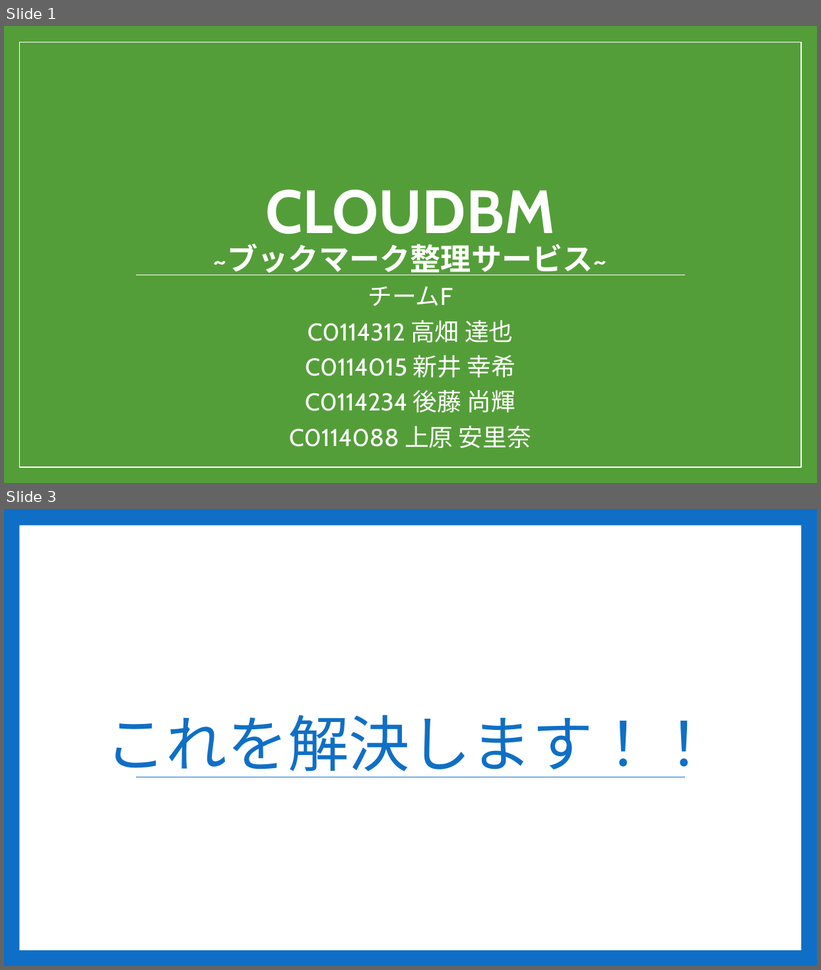
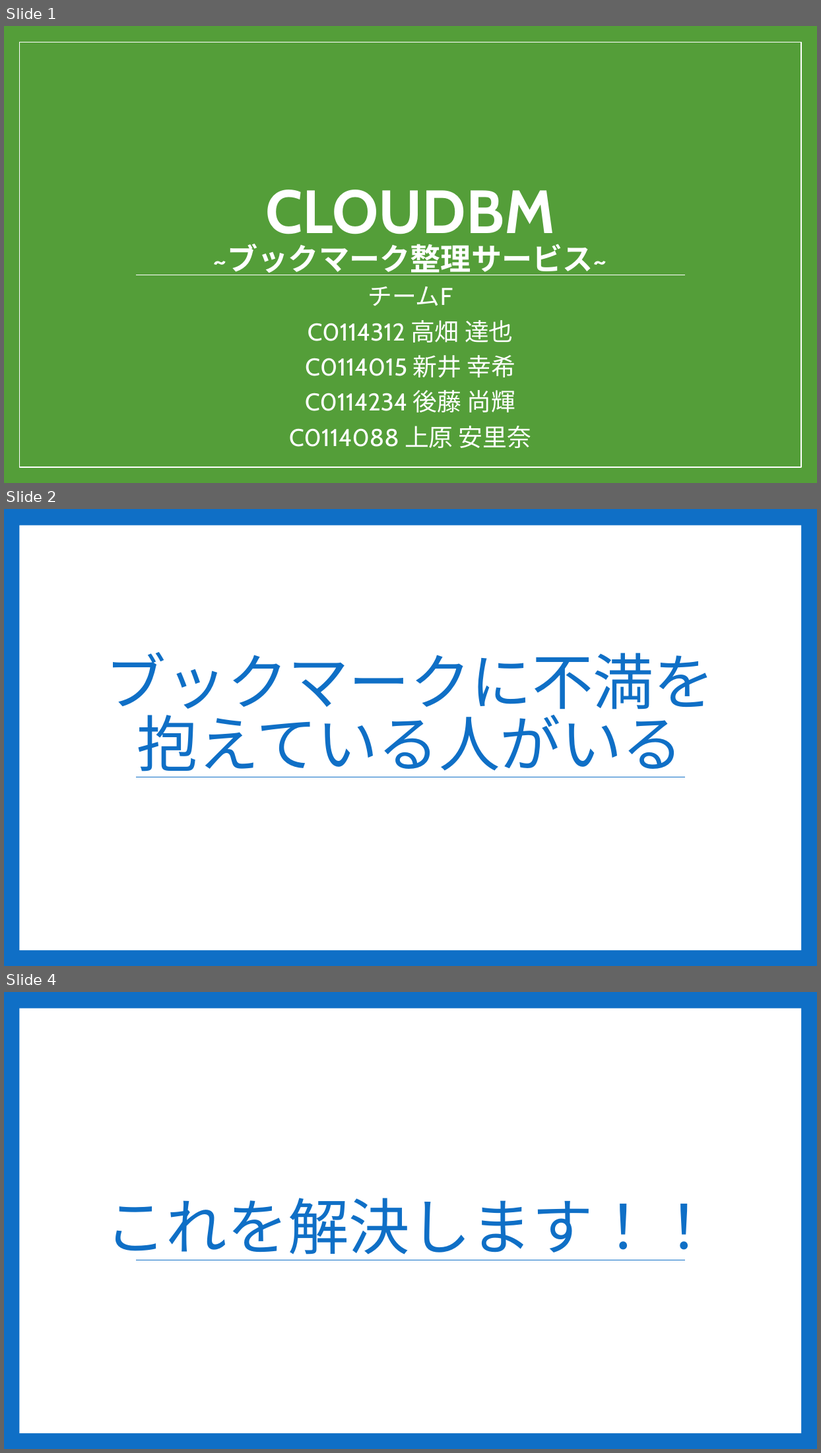
Before and after one commit to Sorarinu/ProjectP2016_F, a slide deck: production-idea/最終発表.pptx. Shown one above the other, each under a label of ours: slides 1 and 3 before the commit, slides 1, 2 and 4 after it; the slides between them are not shown. The pictures are 821x970 and 821x1453 pixels, drawn with LibreOffice and Linux fonts; fonts in the diff are those of the drawing. Boxes give left, top, right and bottom in pixels: in the first picture for what was removed or moved away, otherwise in the second. Text is boxed around its words. In the diff, an @@ line names an element or a change of style, - is before the commit and + after.

```diff
--- a/production-idea/最終発表.pptx
+++ b/production-idea/最終発表.pptx
@@ slide 2 added at box(4, 509, 817, 966), background #0F6FC6; not listed: 2 template elements that a slide beside it also shows @@
@@ title added at box(105, 652, 715, 778), 72 pt, text #0F6FC6 @@
+ブックマークに不満を抱えている人がいる
@@ what was slide 3 is now slide 4 @@
```
Also in this commit, not shown: 6 slides changed, 1 other file.
